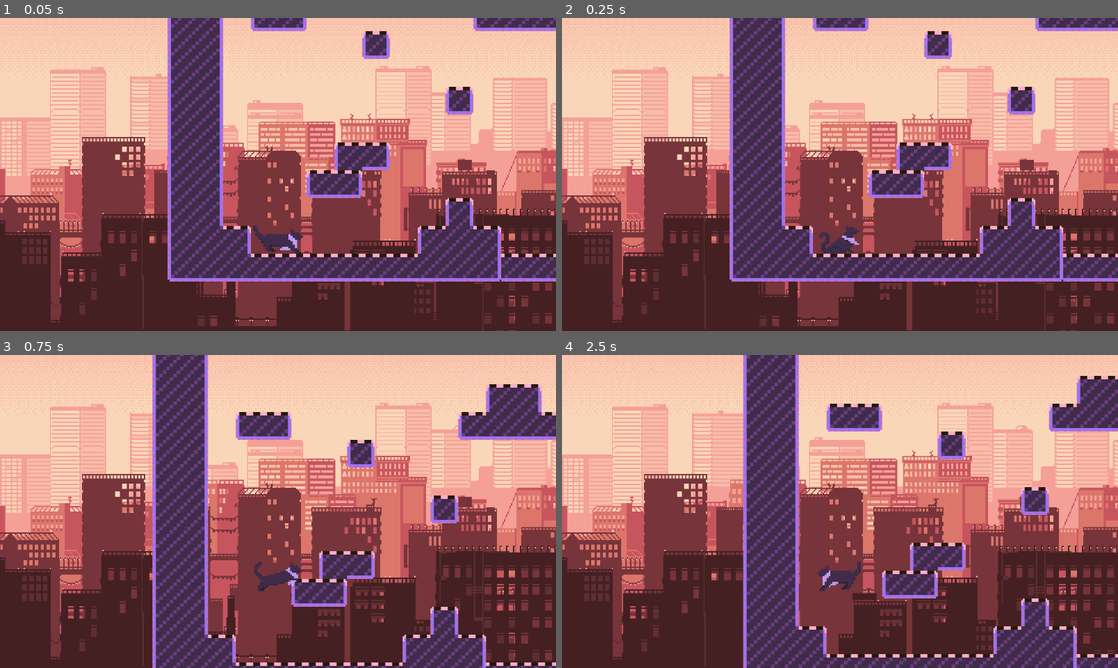
Above: before the commit, frames 1-4 (two rows, left to right).
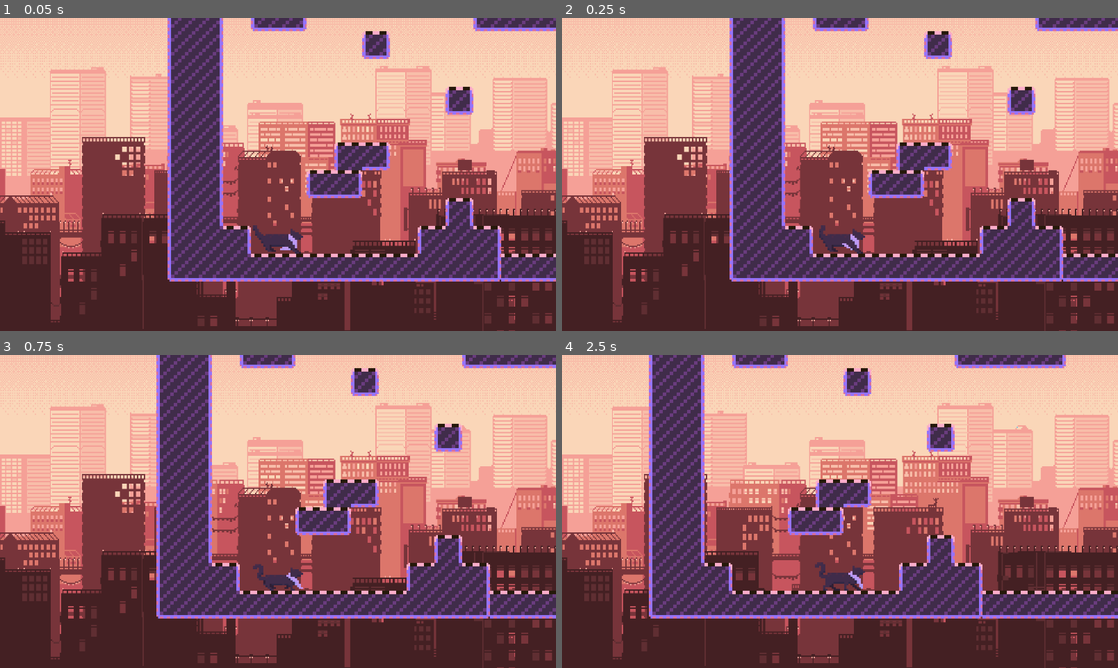
Above: after the commit, the same moments.

Repository: Asimile/Clepto-the-Cat
Game: Godot game, scene res://Scenes/node_2d.tscn
Same seed, same stepped clock (60 frames per second), same inputs: the game is played once before the commit and once after it. This scene is started directly instead of the project's main scene.
Inputs:
- Up to frame 1 (0.05 s): no input
- Up to frame 2 (0.25 s): no input
- Up to frame 3 (0.75 s): hold D (move_right) from 0.53 s (still down); hold W (move_up) from 0.53 s (still down)
- Up to frame 4 (2.5 s): release W (move_up) at 1.28 s; tap R (dev) at 1.35 s; tap W (move_up) at 1.52, 1.55, 1.82 s; release D (move_right) at 2.03 s; hold A (move_left) from 2.03 s (still down); hold W (move_up) from 2.03 s (still down); tap E (meow) at 2.1 s

Frame 1 is identical in both runs. In frame 2, 0.4% of the frame differs, in the area x 46-55%, y 66-76%; in frame 3, 26%; in frame 4, 37%, in the area x 15-100%, y 0-100%.
Error after the commit: Attempt to call function 'stop' in base 'null instance' on a null instance. (res://Code/CharacterBody2D.gd:113)

Commit message:
Add walk, crouch, jump, walljump SFX
Implemented these SFX. May still need to fix the volume levels of some of them, specifically the WalkAudio.

WALK_AUDIO had a weird bug where in the first frame, it would be null and crash the game. Fixed it with a simple check for if it is null, don't try to run stop() on it. Don't know why it was even null, but oh well.

Diff:
--- a/Games/Code/CharacterBody2D.gd
+++ b/Games/Code/CharacterBody2D.gd
@@ -9,6 +9,7 @@
 var TIRED_FRAMES = 150
 var tired = 0
 var walljump_ready = false
+var crouch_audio_played = false
 #Probably a better way to do this
 var walljump_array = [false, false, false, false, false, false, false, false, false, false, false, false, false]
 
@@ -16,6 +17,11 @@
 @onready var ANIM_PLAYER = $AnimationPlayer
 @onready var DUST_PARTICLES = $DustParticles
 @onready var MEOW_AUDIO = $MeowAudio
+@onready var CROUCH_AUDIO = $CrouchAudio
+@onready var JUMP_AUDIO = $JumpAudio
+@onready var WALLJUMP_AUDIO = $WalljumpAudio
+# Problem with WALK_AUDIO?? Check where we try to stop it in _animation when jumping
+@onready var WALK_AUDIO = $WalkAudio
 
 var CAN_CONTROL = true
 var DEAD = false
@@ -67,6 +73,8 @@
 
 		#Jump
 		if Input.is_action_just_pressed("move_up") and is_on_floor():
+			if JUMP_AUDIO.playing == false:
+				JUMP_AUDIO.play()
 			jump()
 
 		#Begin wallcling/climbing
@@ -86,6 +94,8 @@
 		#Walljump mechanic, based on whether they are wallclinging
 		if walljump_array.has(true):
 			if (Input.is_action_just_pressed("move_up") and !is_on_wall()):
+				if WALLJUMP_AUDIO.playing == false:
+					WALLJUMP_AUDIO.play()
 				#tired = 0
 				#tired += 10
 				velocity.y = JUMP_STRENGTH + 300
@@ -95,23 +105,29 @@
 		move_and_slide()
 
 func _animate():
-
 	if (is_on_floor()):
-		# Placeholder comment of starting idle before totally stopping. Messes with fliph'
-		#Real quick helps with physics. Resets tired to 0 when on the floor.
 		tired = 0
 		#if (velocity.x <= 10 and velocity.x >= -10):
 		#Crouched or idle
 		if (INPUT_VECTOR.x == 0):
+			WALK_AUDIO.stop()
 			DUST_PARTICLES.emitting = false
 			if (INPUT_VECTOR.y > 0):
-				#Crouch is not animated. Still needs static sprite
 				ANIM_SPRITE.play("crouch")
+				# I'll see if I leave crouch sound in
+				if CROUCH_AUDIO.playing == false and crouch_audio_played == false:
+					CROUCH_AUDIO.play()
+					crouch_audio_played = true
 			else:
 				ANIM_SPRITE.play("idle")
+				crouch_audio_played = false
 		#Walking
 		else:
+			crouch_audio_played = true
 			ANIM_SPRITE.play("walk")
+
+			if WALK_AUDIO.playing == false:
+				WALK_AUDIO.play()
 			DUST_PARTICLES.emitting = true
 			DUST_PARTICLES.direction.x = -INPUT_VECTOR.x
 			if INPUT_VECTOR.x > 0:
@@ -120,6 +136,9 @@
 				ANIM_SPRITE.flip_h = true
 	#Jumping/Falling
 	elif !is_on_floor() and !is_on_wall():
+		# BIG PROBLEM. IDK WHATS GOING ON HERE, OUT OF SCOPE SOMEHOW????
+		if WALK_AUDIO != null:
+			WALK_AUDIO.stop()
 		if velocity.y <= 0:
 			ANIM_SPRITE.play("jump")
 		else:
@@ -131,6 +150,7 @@
 		DUST_PARTICLES.emitting = false
 	#Wallclimbing
 	elif tired <= TIRED_FRAMES:
+		WALK_AUDIO.stop()
 		if (Input.is_action_pressed("move_left") or Input.is_action_pressed("move_right")) and is_on_wall_only():
 			ANIM_SPRITE.play("climb")
 			if INPUT_VECTOR.y == 0:
--- a/Games/Scenes/clepto_the_cat.tscn
+++ b/Games/Scenes/clepto_the_cat.tscn
@@ -1,8 +1,12 @@
-[gd_scene load_steps=39 format=3 uid="uid://i68apaqnq0gt"]
+[gd_scene load_steps=43 format=3 uid="uid://i68apaqnq0gt"]
 
 [ext_resource type="Script" path="res://Code/CharacterBody2D.gd" id="1_beck8"]
 [ext_resource type="Texture2D" uid="uid://2ebgwp3msm8n" path="res://Assets/16CatSpritesl.png" id="3_nxhhg"]
 [ext_resource type="AudioStream" uid="uid://ci8x5soxc0yk8" path="res://Sounds/kitty-meow-85182.ogg" id="4_36558"]
+[ext_resource type="AudioStream" uid="uid://7v31aovladng" path="res://Sounds/cleptoCrouch.ogg" id="4_mmcnv"]
+[ext_resource type="AudioStream" uid="uid://cad3x6v74b1wp" path="res://Sounds/cleptoJump.ogg" id="5_t0fkp"]
+[ext_resource type="AudioStream" uid="uid://dfmmpy1b6hhw7" path="res://Sounds/cleptoWallJump.ogg" id="6_q18on"]
+[ext_resource type="AudioStream" uid="uid://bwysih4ebq3i" path="res://Sounds/cleptoWalk.ogg" id="7_rhcsj"]
 
 [sub_resource type="RectangleShape2D" id="RectangleShape2D_773pd"]
 size = Vector2(16.6667, 24.2498)
@@ -341,3 +345,16 @@
 scale_amount_min = 2.0
 scale_amount_max = 4.0
 scale_amount_curve = SubResource("Curve_wf17o")
+
+[node name="CrouchAudio" type="AudioStreamPlayer2D" parent="."]
+stream = ExtResource("4_mmcnv")
+volume_db = 6.0
+
+[node name="JumpAudio" type="AudioStreamPlayer2D" parent="."]
+stream = ExtResource("5_t0fkp")
+
+[node name="WalljumpAudio" type="AudioStreamPlayer2D" parent="."]
+stream = ExtResource("6_q18on")
+
+[node name="WalkAudio" type="AudioStreamPlayer2D" parent="."]
+stream = ExtResource("7_rhcsj")
Not shown, added: Games/Sounds/cleptoCrouch.ogg.import
Not shown, added: Games/Sounds/cleptoJump.ogg.import
Not shown, added: Games/Sounds/cleptoWalk.ogg.import
Not shown, added: Games/Sounds/cleptoWallJump.ogg.import
Not shown, added: Games/Sounds/cleptoWalk.ogg
